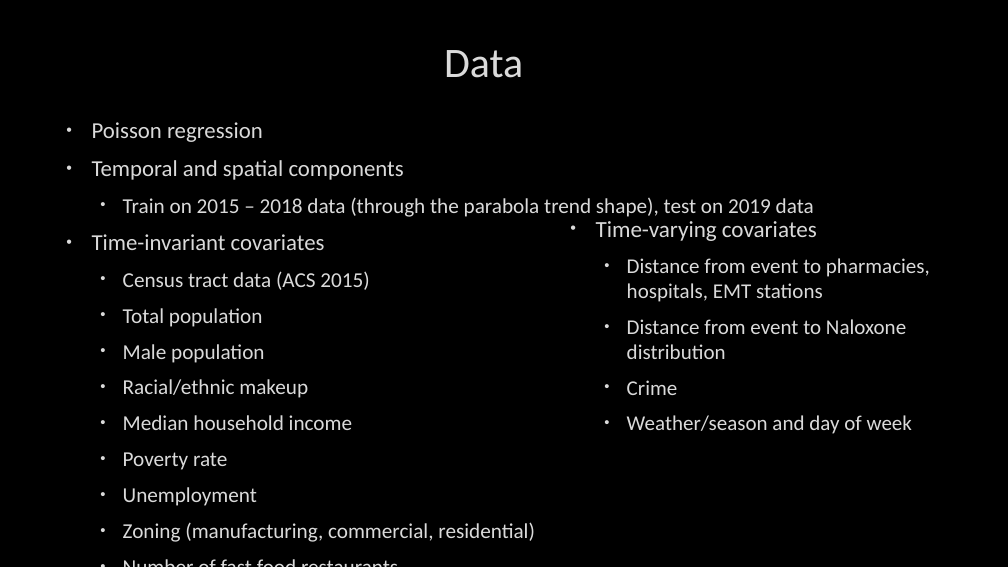
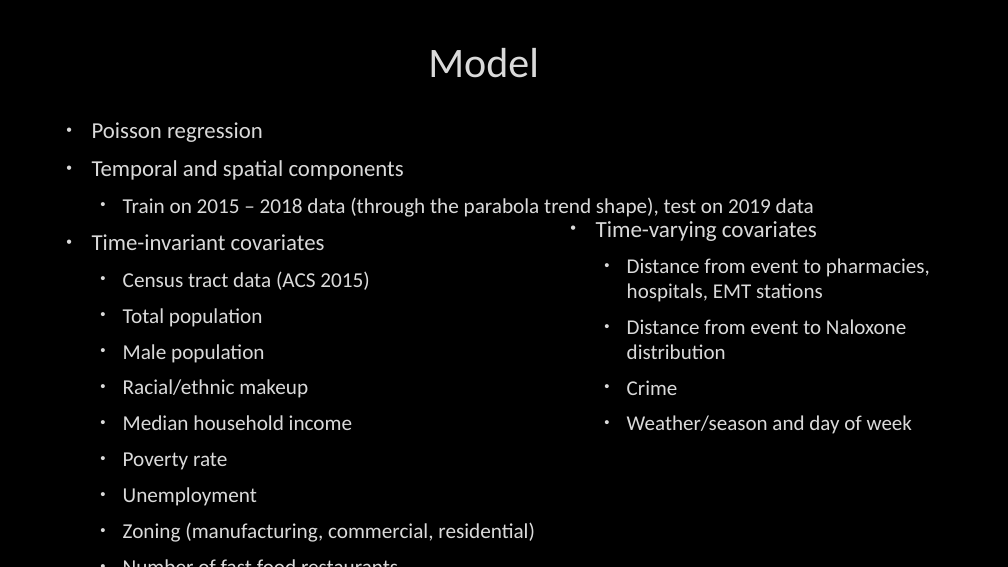
Before and after one commit to njcorona/heroin-overdose-prediction, a slide deck: slide 7 of 18_AllenPlatt_Corona_OpioidOverdosesInCincinnati.pptx. Drawn at 1008x567 pixels with LibreOffice and Linux fonts; fonts in the diff are those of the drawing; background and template pictures are left out. Boxes give left, top, right and bottom in pixels: in the first picture for what was removed or moved away, otherwise in the second. Text is boxed around its words. In the diff, an @@ line names an element or a change of style, - is before the commit and + after.

```diff
--- a/18_AllenPlatt_Corona_OpioidOverdosesInCincinnati.pptx
+++ b/18_AllenPlatt_Corona_OpioidOverdosesInCincinnati.pptx
@@ title at [428, 48, 539, 78]: text changed @@
-Data
+Model
```
